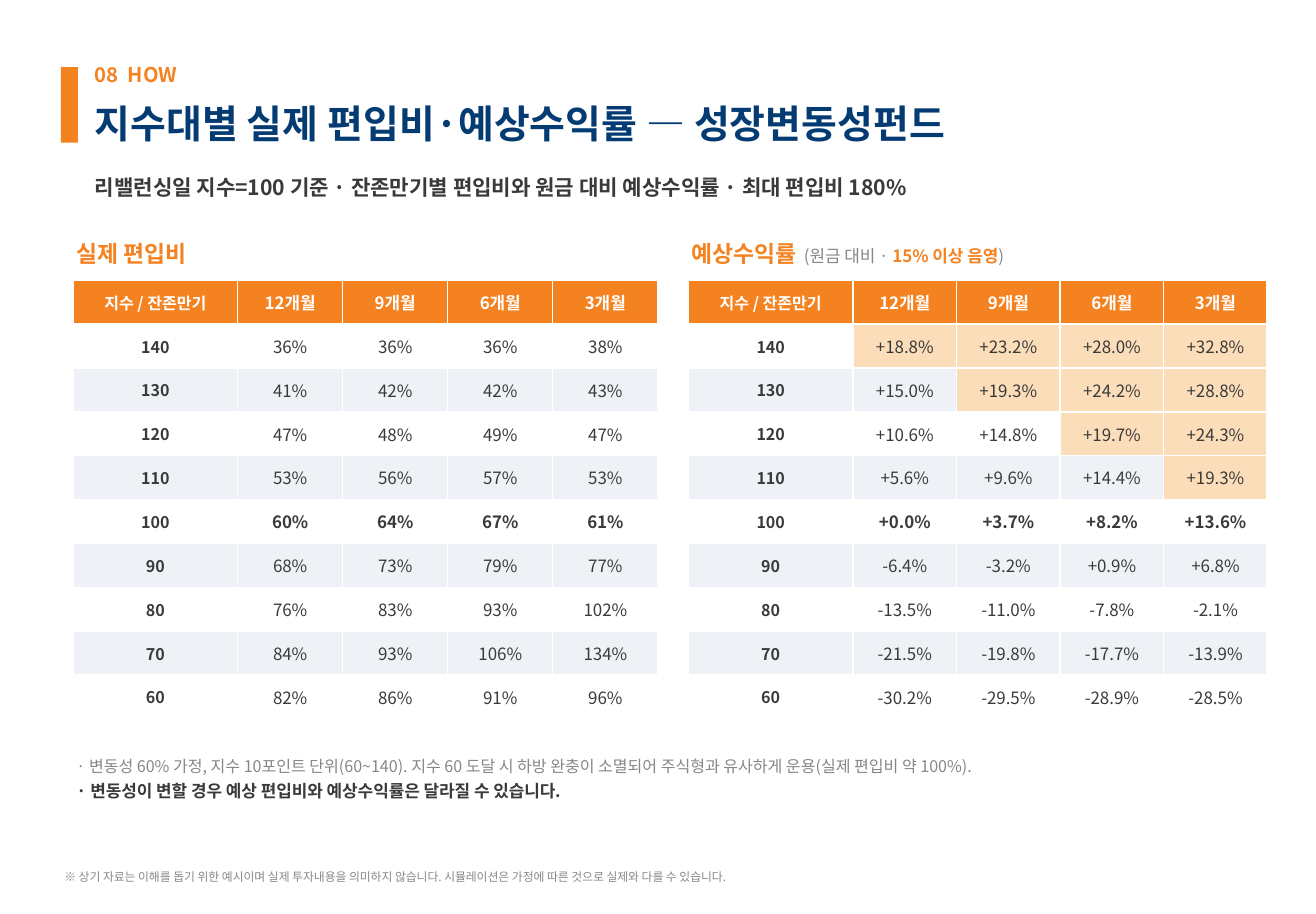
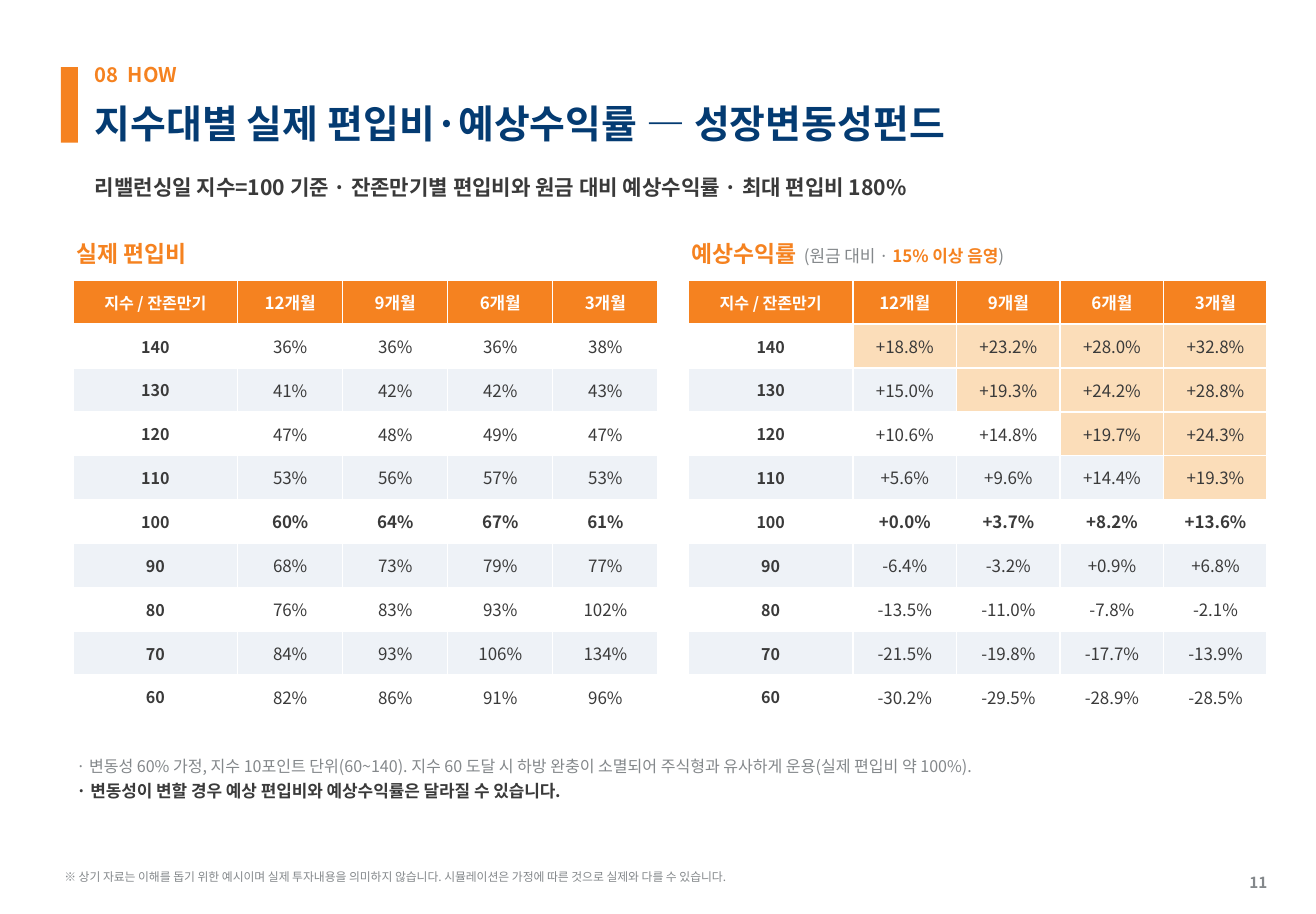
Before and after one commit to gamer383-bit/Volatility-Fund, a slide deck: slide 11 of 제안서/변동성하베스트펀드_AITop2_v1_20260715.pptx. Drawn at 1316x914 pixels with LibreOffice and Linux fonts; fonts in the diff are those of the drawing. Boxes give left, top, right and bottom in pixels: in the first picture for what was removed or moved away, otherwise in the second. Text is boxed around its words. In the diff, an @@ line names an element or a change of style, - is before the commit and + after.

```diff
--- a/제안서/변동성하베스트펀드_AITop2_v1_20260715.pptx
+++ b/제안서/변동성하베스트펀드_AITop2_v1_20260715.pptx
@@ text added at bbox=[1249, 877, 1267, 888], 9 pt, text #84888B, bold @@
+11
```
Also in this commit, not shown: 1 other slide changed.
